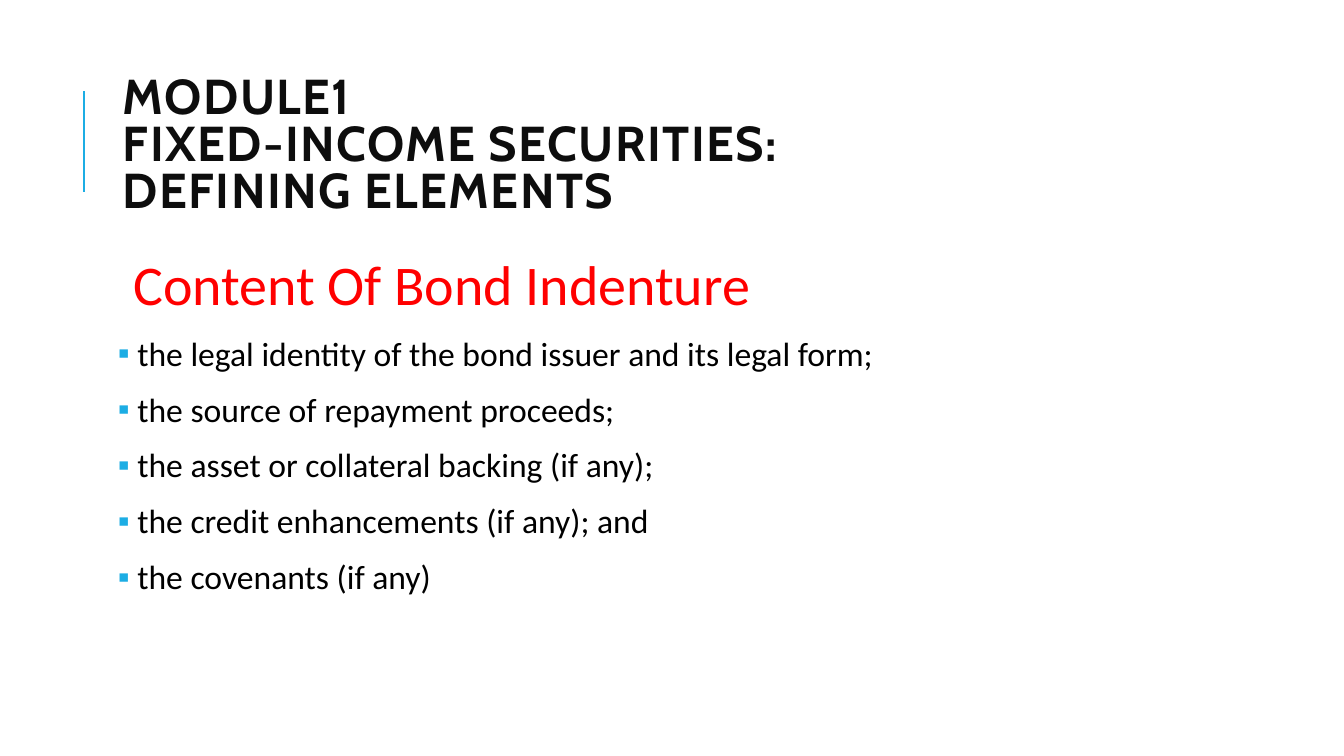
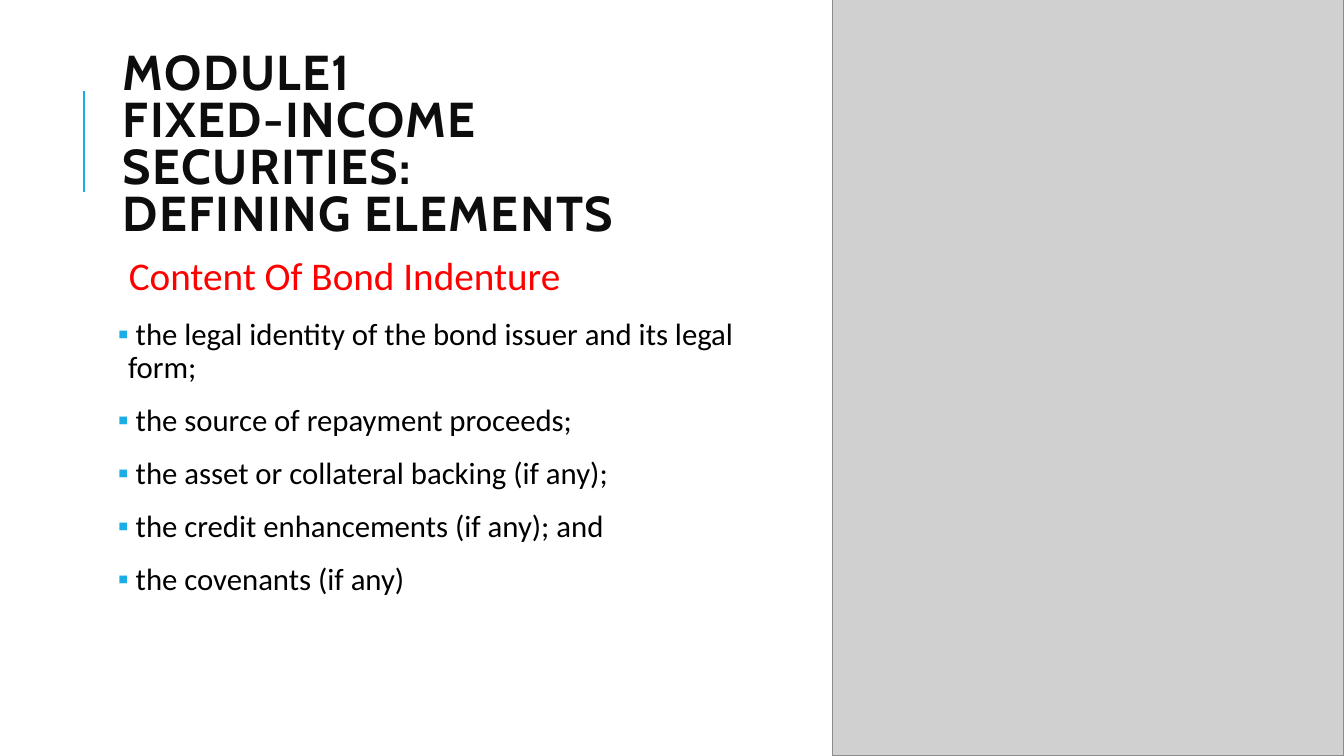
Before and after one commit to Isco0530/data, a slide deck: slide 11 of Fixed Income.pptx. Drawn at 1344x756 pixels with LibreOffice and Linux fonts; fonts in the diff are those of the drawing; grey boxes stand for pictures. Boxes give left, top, right and bottom in pixels: in the first picture for what was removed or moved away, otherwise in the second. Text is boxed around its words. In the diff, an @@ line names an element or a change of style, - is before the commit and + after.

```diff
--- a/Fixed Income.pptx
+++ b/Fixed Income.pptx
@@ picture added at (833, 0, 1344, 756) @@
@@ title "MODULE1 FIXED-INCOME SECURITIES: DEFINING ELEMENTS" rewrapped from (123, 79, 777, 209) to (123, 55, 613, 232) @@
@@ text "Content Of Bond Indenture" at (128, 262, 733, 595): size 40 to 28 pt in "Content Of Bond Indenture"; size 24 to 22 pt in "the legal identity of the bond issuer ...", "the source of repayment proceeds;", "the asset or collateral backing (if any);", "the credit enhancements (if any); and" and 1 more places @@
```
Also in this commit, not shown: 8 other slides changed.
